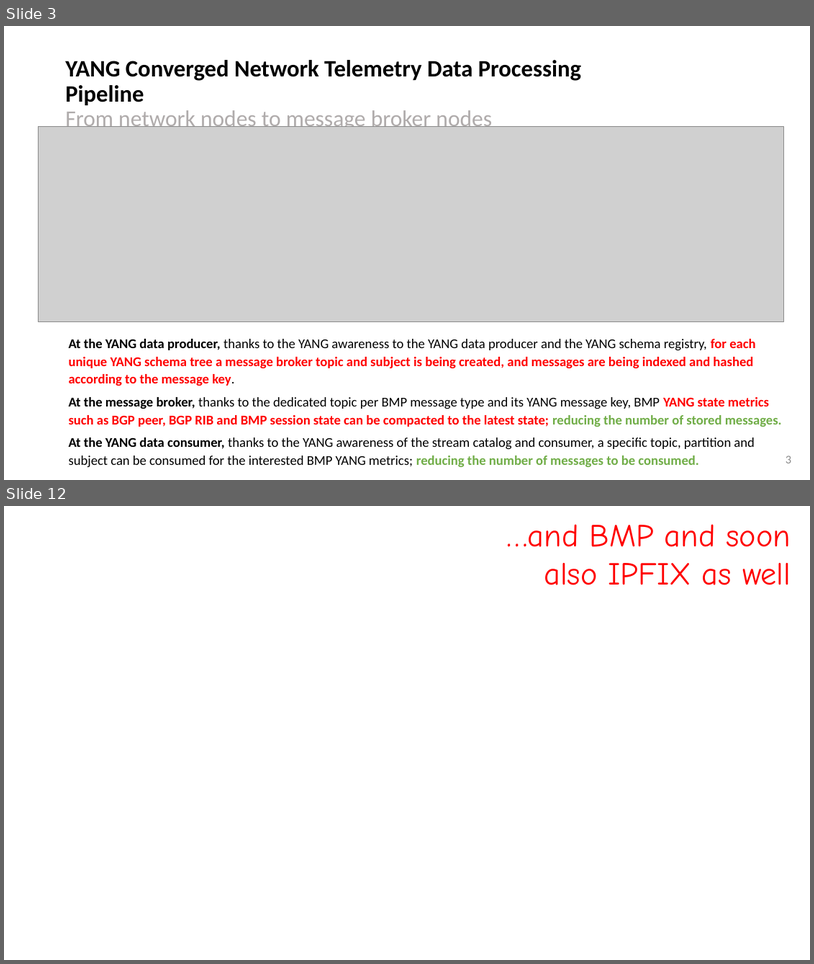
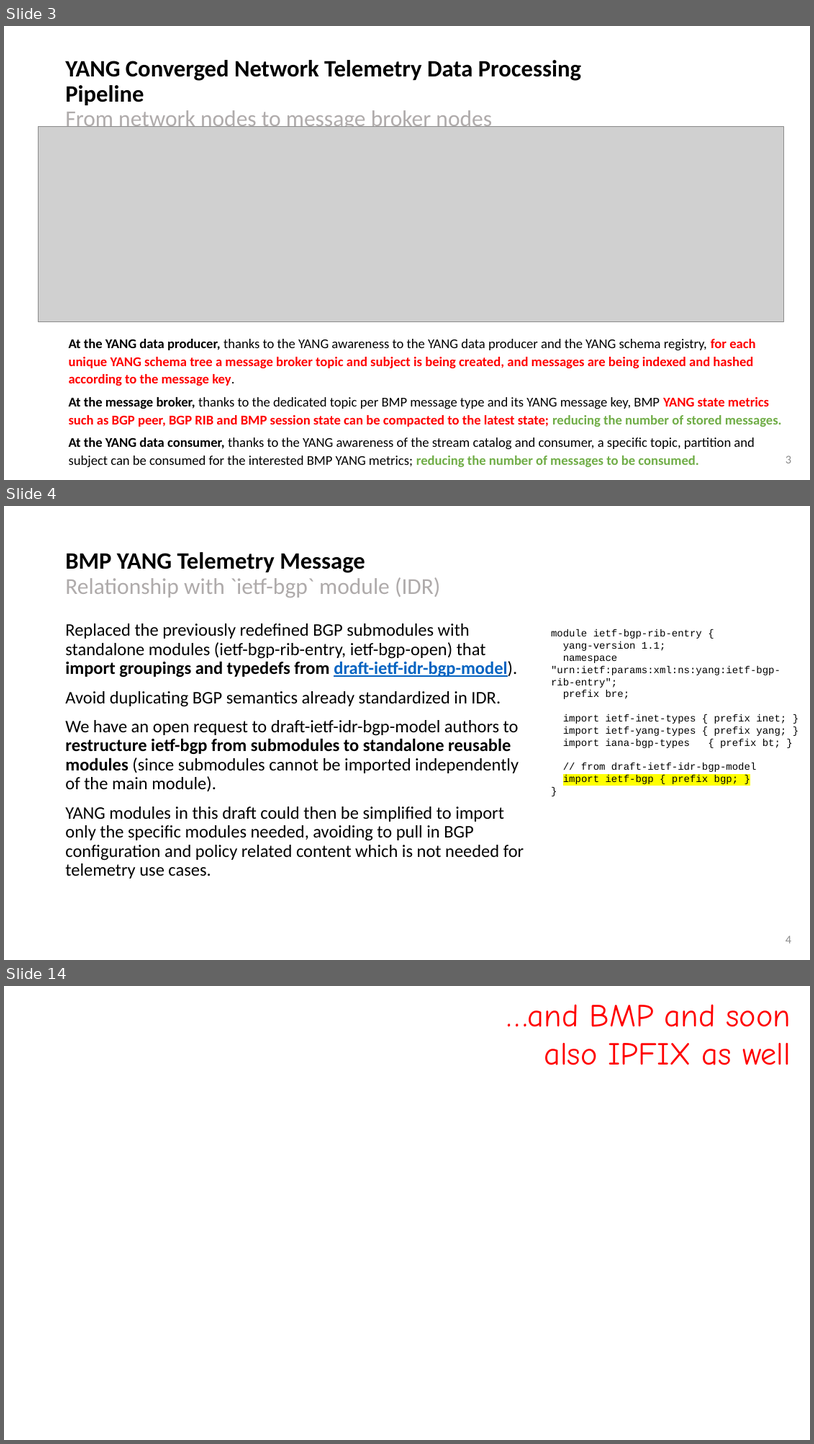
Before and after one commit to network-analytics/ietf-network-analytics-document-status, a slide deck: 126/NMOP/draft-netana-nmop-message-broker-bmp-telemetry-msg-03.pptx. Shown one above the other, each under a label of ours: slides 3 and 12 before the commit, slides 3, 4 and 14 after it; the slides between them are not shown. The pictures are 814x964 and 814x1444 pixels, drawn with LibreOffice and Linux fonts; fonts in the diff are those of the drawing; grey boxes stand for pictures; background and template pictures are left out. Boxes give left, top, right and bottom in pixels: in the first picture for what was removed or moved away, otherwise in the second. Text is boxed around its words. In the diff, an @@ line names an element or a change of style, - is before the commit and + after.

Commit message:
bmp-telemetry-msg: finalize slides for IETF 126

```diff
--- a/126/NMOP/draft-netana-nmop-message-broker-bmp-telemetry-msg-03.pptx
+++ b/126/NMOP/draft-netana-nmop-message-broker-bmp-telemetry-msg-03.pptx
@@ slide 4 added at bbox=[4, 506, 810, 960], background #FFFFFF @@
@@ title added at bbox=[65, 552, 440, 597], 27 pt, text #AFABAB @@
+BMP YANG Telemetry Message
+Relationship with `ietf-bgp` module (IDR)
@@ text added at bbox=[65, 623, 524, 878], 21 pt, text #000000 @@
+Replaced the previously redefined BGP submodules with standalone modules (ietf-bgp-rib-entry, ietf-bgp-open) that import groupings and typedefs from draft-ietf-idr-bgp-model).
+Avoid duplicating BGP semantics already standardized in IDR.
+We have an open request to draft-ietf-idr-bgp-model authors to restructure ietf-bgp from submodules to standalone reusable modules (since submodules cannot be imported independently of the main module).
+YANG modules in this draft could then be simplified to import only the specific modules needed, avoiding to pull in BGP configuration and policy related content which is not needed for telemetry use cases.
@@ text added at bbox=[551, 629, 787, 784], 12 pt, text #000000 @@
+module ietf-bgp-rib-entry {
+yang-version 1.1;
+namespace "urn:ietf:params:xml:ns:yang:ietf-bgp-rib-entry";
+prefix bre;
+import ietf-inet-types { prefix inet; }
+import ietf-yang-types { prefix yang; }
+import iana-bgp-types { prefix bt; }
+// from draft-ietf-idr-bgp-model
+import ietf-bgp { prefix bgp; }
+}
@@ page number added at bbox=[786, 935, 792, 943], 14 pt, text #8C8C8C @@
+4
@@ what was slide 12 is now slide 14 @@
```
Also in this commit, not shown: 8 slides changed, 2 other slides added, 1 slide removed, 1 other file.
